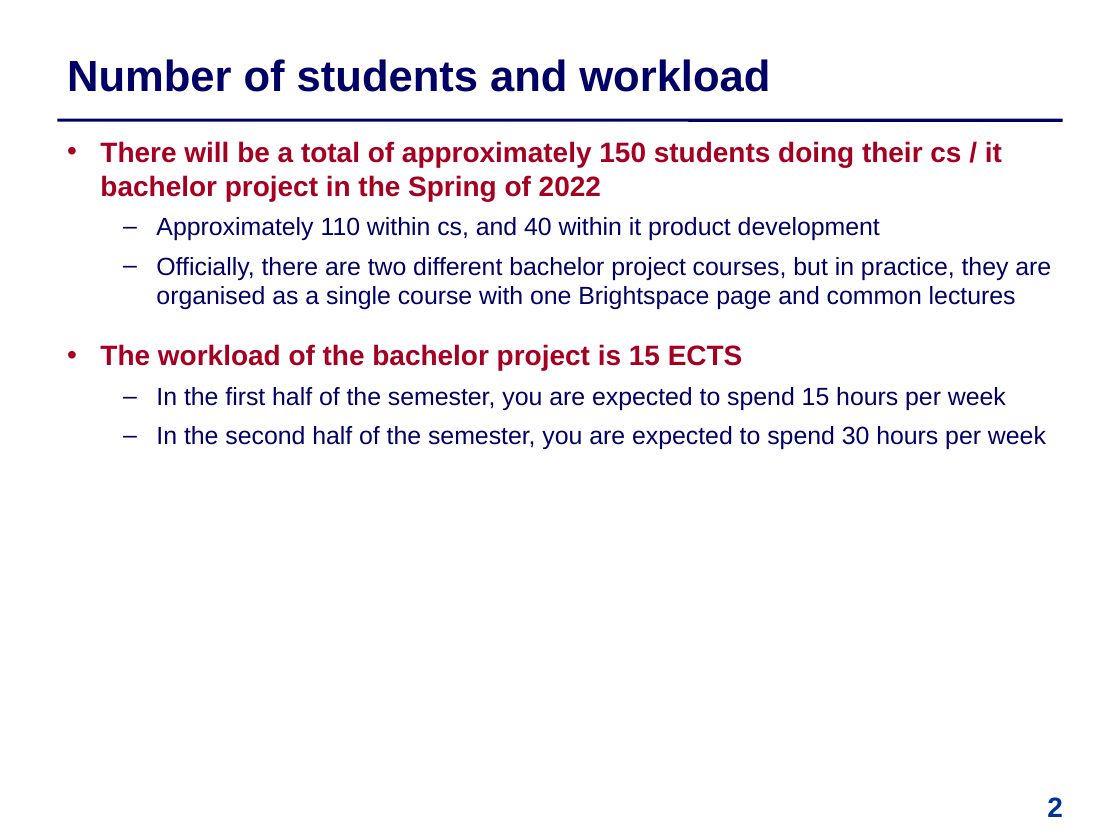
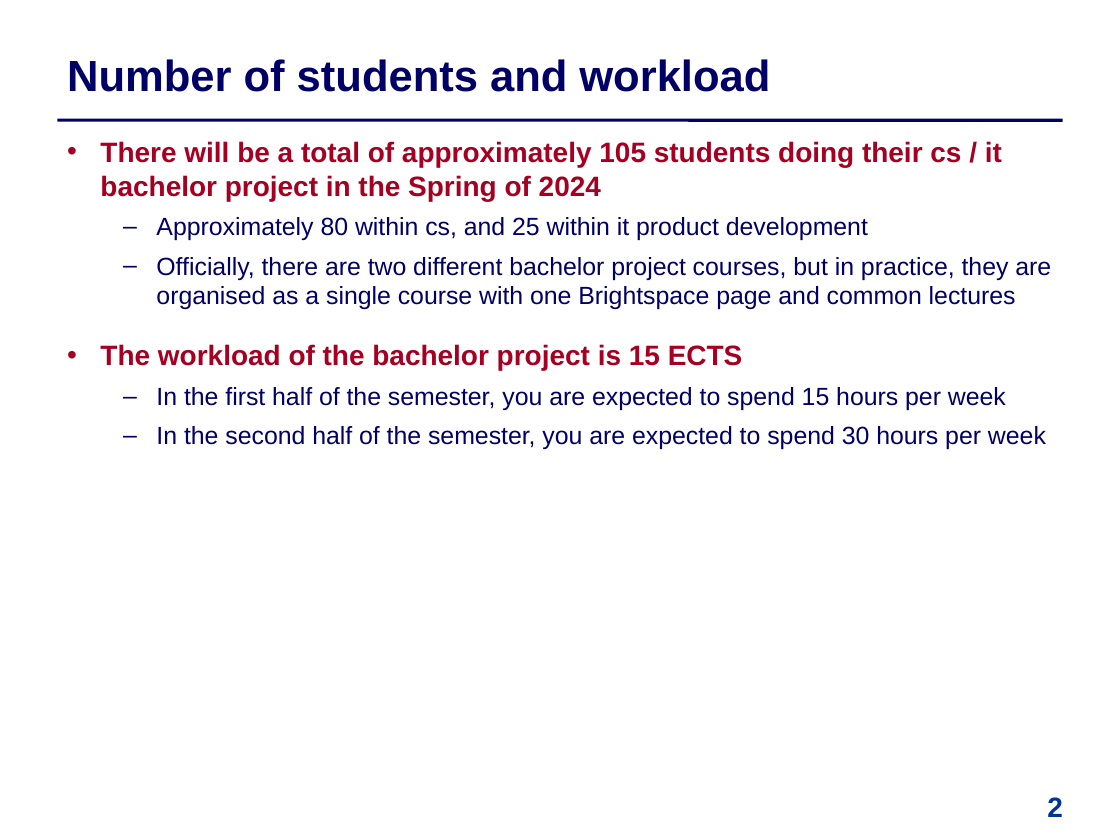
Before and after one commit to IntProgAU/Materiale, a slide deck: slide 2 of web/b24/0 Information Meeting.pptx. Drawn at 1120x840 pixels with LibreOffice and Linux fonts; fonts in the diff are those of the drawing. Boxes give left, top, right and bottom in pixels: in the first picture for what was removed or moved away, otherwise in the second. Text is boxed around its words. In the diff, an @@ line names an element or a change of style, - is before the commit and + after.

```diff
--- a/web/b24/0 Information Meeting.pptx
+++ b/web/b24/0 Information Meeting.pptx
@@ text at <box>100,141,1002,240</box>: text changed @@
-  • There will be a total of approximately 150 students doing their cs / it bachelor project in the Spring of 2022
-  – Approximately 110 within cs, and 40 within it product development
+  • There will be a total of approximately 105 students doing their cs / it bachelor project in the Spring of 2024
+  – Approximately 80 within cs, and 25 within it product development
```
Also in this commit, not shown: 6 other slides changed, 3 other files.
